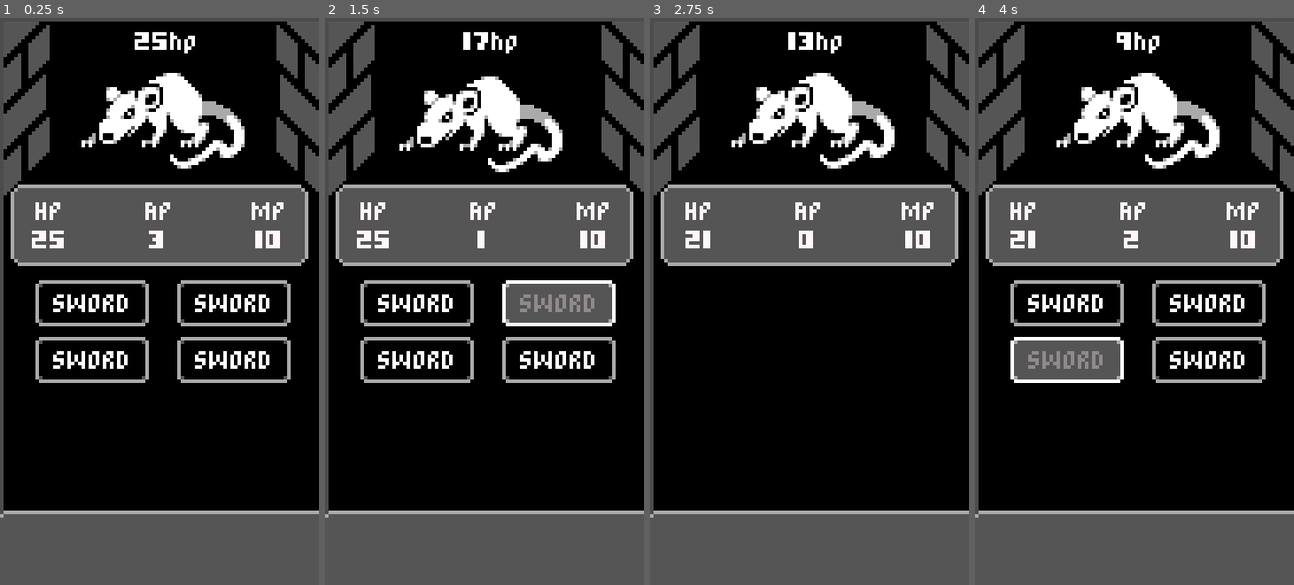
Above: before the commit, frames 1-4 (left to right).
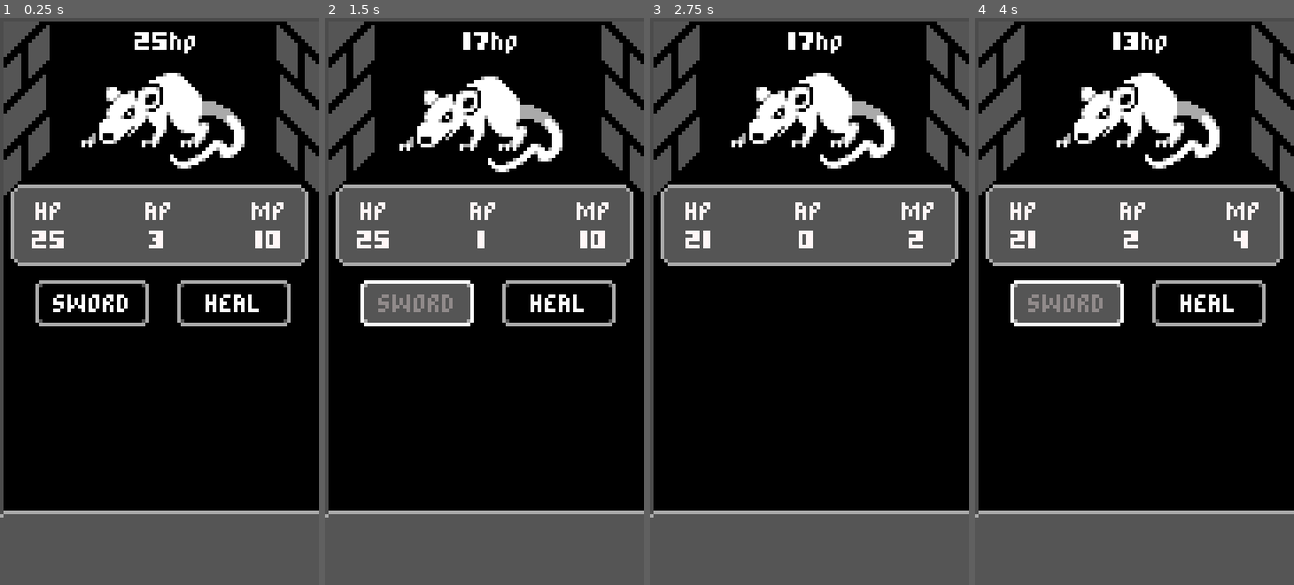
Above: after the commit, the same moments.

Repository: trunesh/turbasedRPgMobile
Game: Godot game, scene res://src/scenes/Battle.tscn
Same seed, same stepped clock (60 frames per second), same inputs: the game is played once before the commit and once after it.
Inputs (mouse positions are in pixels of both pictures, inside the frame that each line leads up to):
- Up to frame 1 (0.25 s): no input
- Up to frame 2 (1.5 s): click "SWORD" at 0.5 s; click "SWORD" at 1.25 s
- Up to frame 3 (2.75 s): click (882, 301) at 2 s, where only the run after the commit has a clickable "HEAL"
- Up to frame 4 (4 s): click "SWORD" at 3.5 s

The runs differ from the first frame. In frame 1, 2.4% of the frame differs, in the area x 11-92%, y 48-65%; in frame 2, 7.7%, in the area x 11-92%, y 46-65%; in frame 3, 0.2%; in frame 4, 7.5%.

Commit message:
added healing button

Diff:
--- /dev/null
+++ b/ActionButton.gd
@@ -0,0 +1,20 @@
+extends Button
+
+
+# Declare member variables here. Examples:
+# var a = 2
+# var b = "text"
+
+
+# Called when the node enters the scene tree for the first time.
+func _ready():
+	pass # Replace with function body.
+
+
+# Called every frame. 'delta' is the elapsed time since the previous frame.
+#func _process(delta):
+#	pass
+
+
+func _on_pressed():
+	pass # Replace with function body.
--- /dev/null
+++ b/src/scenes/ActionButton.tscn
@@ -0,0 +1,14 @@
+[gd_scene load_steps=3 format=2]
+
+[ext_resource path="res://ActionButton.gd" type="Script" id=1]
+[ext_resource path="res://src/lookUptheme.tres" type="Theme" id=2]
+
+[node name="ActionButton" type="Button"]
+margin_right = 32.0
+margin_bottom = 13.0
+rect_min_size = Vector2( 32, 13 )
+theme = ExtResource( 2 )
+text = "d"
+script = ExtResource( 1 )
+
+[connection signal="pressed" from="." to="." method="_on_pressed"]
--- a/src/scenes/Battle.gd
+++ b/src/scenes/Battle.gd
@@ -21,11 +21,6 @@
 	yield(playerStats,"end_turn")
 	start_enemy_turn()
 
-func _on_Button_pressed():
-	if enemy!=null:
-		enemy.take_damage(4)
-		playerStats.ap-=1
-
 
 func _on_Enemy_on_death():
 	battleActionButtons.hide()
--- a/src/scenes/Battle.tscn
+++ b/src/scenes/Battle.tscn
@@ -7,6 +7,8 @@
 [ext_resource path="res://src/scenes/PlayerStats.gd" type="Script" id=5]
 [ext_resource path="res://src/scenes/StatsPanel.gd" type="Script" id=6]
 [ext_resource path="res://src/lookUptheme.tres" type="Theme" id=7]
+[ext_resource path="res://src/scenes/SwordActionButton.tscn" type="PackedScene" id=8]
+[ext_resource path="res://src/scenes/HealActionButton.tscn" type="PackedScene" id=9]
 
 [node name="Battle" type="Node"]
 script = ExtResource( 4 )
@@ -97,37 +99,11 @@
 custom_constants/hseparation = 8
 columns = 2
 
-[node name="SwordButton" type="Button" parent="UI/BattleActionButtons"]
-margin_right = 32.0
-margin_bottom = 13.0
-rect_min_size = Vector2( 32, 13 )
-theme = ExtResource( 7 )
-text = "SWORD"
+[node name="SwordActionButton" parent="UI/BattleActionButtons" instance=ExtResource( 8 )]
 
-[node name="Button2" type="Button" parent="UI/BattleActionButtons"]
+[node name="HealActionButton" parent="UI/BattleActionButtons" instance=ExtResource( 9 )]
 margin_left = 40.0
 margin_right = 72.0
-margin_bottom = 13.0
-rect_min_size = Vector2( 32, 13 )
-theme = ExtResource( 7 )
-text = "SWORD"
-
-[node name="Button3" type="Button" parent="UI/BattleActionButtons"]
-margin_top = 16.0
-margin_right = 32.0
-margin_bottom = 29.0
-rect_min_size = Vector2( 32, 13 )
-theme = ExtResource( 7 )
-text = "SWORD"
-
-[node name="Button4" type="Button" parent="UI/BattleActionButtons"]
-margin_left = 40.0
-margin_top = 16.0
-margin_right = 72.0
-margin_bottom = 29.0
-rect_min_size = Vector2( 32, 13 )
-theme = ExtResource( 7 )
-text = "SWORD"
 
 [node name="Enemy" parent="." instance=ExtResource( 2 )]
 position = Vector2( 46, 29 )
@@ -135,8 +111,4 @@
 [connection signal="ap_changed" from="PlayerStats" to="UI/StatsPanel" method="_on_PlayerStats_ap_changed"]
 [connection signal="hp_changed" from="PlayerStats" to="UI/StatsPanel" method="_on_PlayerStats_hp_changed"]
 [connection signal="mp_changed" from="PlayerStats" to="UI/StatsPanel" method="_on_PlayerStats_mp_changed"]
-[connection signal="pressed" from="UI/BattleActionButtons/SwordButton" to="." method="_on_Button_pressed"]
-[connection signal="pressed" from="UI/BattleActionButtons/Button2" to="." method="_on_Button_pressed"]
-[connection signal="pressed" from="UI/BattleActionButtons/Button3" to="." method="_on_Button_pressed"]
-[connection signal="pressed" from="UI/BattleActionButtons/Button4" to="." method="_on_Button_pressed"]
 [connection signal="on_death" from="Enemy" to="." method="_on_Enemy_on_death"]
--- /dev/null
+++ b/src/scenes/HealActionButton.gd
@@ -0,0 +1,16 @@
+extends "res://ActionButton.gd"
+
+
+# Declare member variables here. Examples:
+# var a = 2
+# var b = "text"
+
+
+func _on_pressed():
+	var main = get_tree().current_scene
+	var playerStats = main.find_node("PlayerStats")
+	if playerStats!= null :
+		if playerStats.mp>=8:
+			playerStats.hp+=5
+			playerStats.mp-=8
+			playerStats.ap-=1
--- /dev/null
+++ b/src/scenes/HealActionButton.tscn
@@ -0,0 +1,8 @@
+[gd_scene load_steps=3 format=2]
+
+[ext_resource path="res://src/scenes/ActionButton.tscn" type="PackedScene" id=1]
+[ext_resource path="res://src/scenes/HealActionButton.gd" type="Script" id=2]
+
+[node name="HealActionButton" instance=ExtResource( 1 )]
+text = "HEAL"
+script = ExtResource( 2 )
--- /dev/null
+++ b/src/scenes/HealButton.tscn
@@ -0,0 +1,5 @@
+[gd_scene load_steps=2 format=2]
+
+[ext_resource path="res://src/scenes/ActionButton.tscn" type="PackedScene" id=1]
+
+[node name="HealButton" instance=ExtResource( 1 )]
--- a/src/scenes/PlayerStats.gd
+++ b/src/scenes/PlayerStats.gd
@@ -6,8 +6,8 @@
 var max_ap = 3
 var ap = max_ap setget set_ap
 
-var max_mp = 10 setget set_mp
-var mp  = max_mp
+var max_mp = 10
+var mp  = max_mp setget set_mp
 
 signal hp_changed(value)
 signal ap_changed(value)
--- a/src/scenes/StatsPanel.gd
+++ b/src/scenes/StatsPanel.gd
@@ -1,6 +1,6 @@
 extends Panel
 
-onready var hpLabel =$StatsContainer/HP
+onready var hpLabel = $StatsContainer/HP
 onready var	apLabel = $StatsContainer/AP
 onready var mpLabel = $StatsContainer/MP
 
@@ -12,8 +12,10 @@
 
 
 func _on_PlayerStats_ap_changed(value):
+	print(value)
 	apLabel.text="AP\n" + str(value)
 
 
 func _on_PlayerStats_mp_changed(value):
+	print(value)
 	mpLabel.text="MP\n" + str(value)
--- /dev/null
+++ b/src/scenes/SwordActionButton.gd
@@ -0,0 +1,22 @@
+extends "res://ActionButton.gd"
+
+
+# Declare member variables here. Examples:
+# var a = 2
+# var b = "text"
+
+
+# Called when the node enters the scene tree for the first time.
+func _on_pressed():
+	var main  = get_tree().current_scene
+	var enemy = main.find_node("Enemy")
+	var playerStats = main.find_node("PlayerStats")
+	if enemy!=null and playerStats!=null:
+		enemy.take_damage(4)
+		playerStats.mp+=2
+		playerStats.ap-=1
+
+
+# Called every frame. 'delta' is the elapsed time since the previous frame.
+#func _process(delta):
+#	pass
--- /dev/null
+++ b/src/scenes/SwordActionButton.tscn
@@ -0,0 +1,8 @@
+[gd_scene load_steps=3 format=2]
+
+[ext_resource path="res://src/scenes/ActionButton.tscn" type="PackedScene" id=1]
+[ext_resource path="res://src/scenes/SwordActionButton.gd" type="Script" id=2]
+
+[node name="SwordActionButton" instance=ExtResource( 1 )]
+text = "SWORD"
+script = ExtResource( 2 )
Not shown: 1 places in src/scenes/Battle.tscn that only renumber resources
